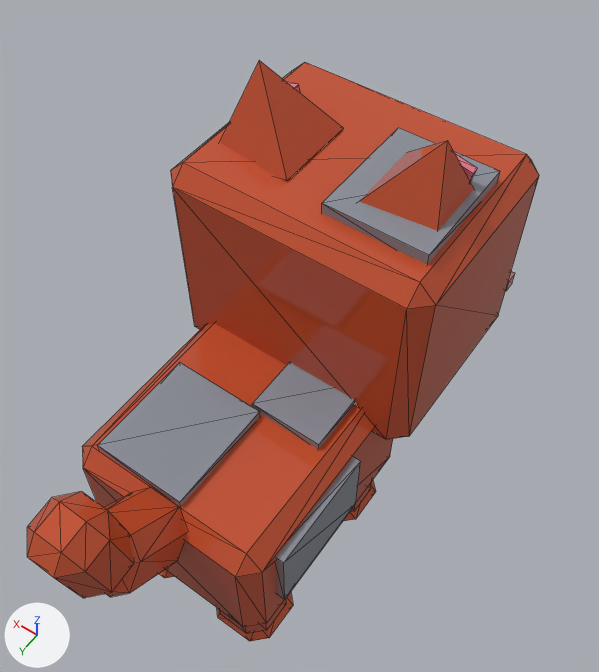
Two versions of the glTF model assets/cat-cafe/exports/CatCafe_Cat_Rusty.glb, one commit apart.
The view is the same before and after, from a 50 mm camera at (-1.08, 1.3, 3.35) aimed at (-0.02, -0.18, 1.03). Lighting does not change. The marker at lower left points along +X, +Y and +Z. The older version comes first. Mesh edges are drawn as thin lines.

Names of what the first picture shows: 'CatCafe_Cat_Rusty_Body', 'CatCafe_Cat_Rusty_EarL', 'CatCafe_Cat_Rusty_EarR', 'CatCafe_Cat_Rusty_Head', 'CatCafe_Cat_Rusty_LegB2', 'CatCafe_Cat_Rusty_Tail' and 2 more.
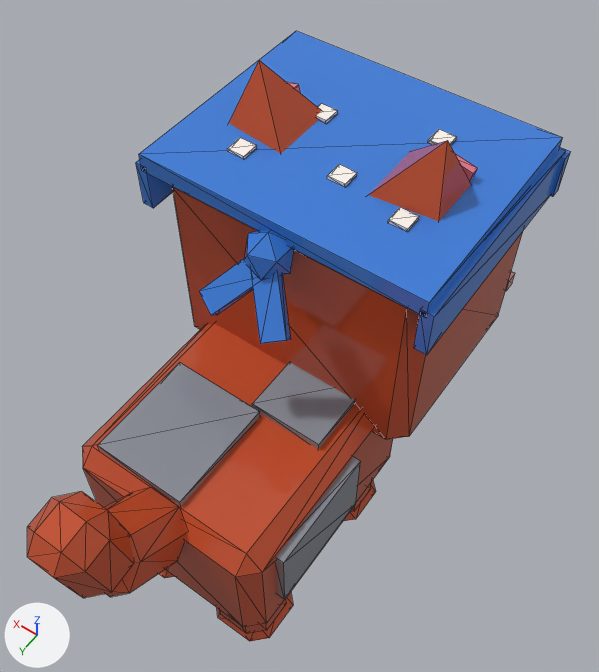
Boxes (x1, y1, x2, y2) around the edits, measured in the pictures (599 x 672 px):
'CatCafe_Cat_Rusty_Prop', added (blue)
    after: (136, 31, 571, 355)
'CatCafe_Cat_Rusty_Head', unchanged, covered by the edit
    before: (171, 62, 539, 440)
    after: (172, 186, 523, 440)

The edits, one by one:
Mesh me_catcafe_cat_rusty_prop is new.
It has 100 vertices, 152 faces and spans x -0.554..0.554, y -0.642..0.426, z 0.495..0.817.
It uses material mat_catcafe_palette.
Object 'CatCafe_Cat_Rusty_Prop' (ob_catcafe_cat_rusty_prop) is new; it shows me_catcafe_cat_rusty_prop.
Its location is (0.0, -0.3, 0.85).
